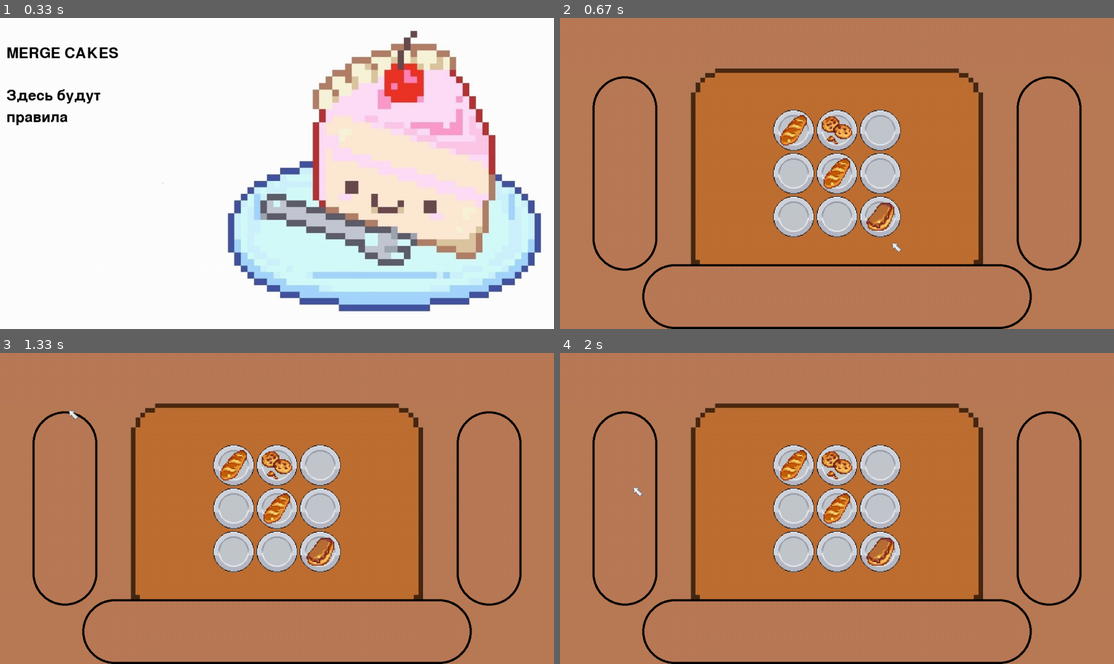
Above: before the commit, frames 1-4 (two rows, left to right).
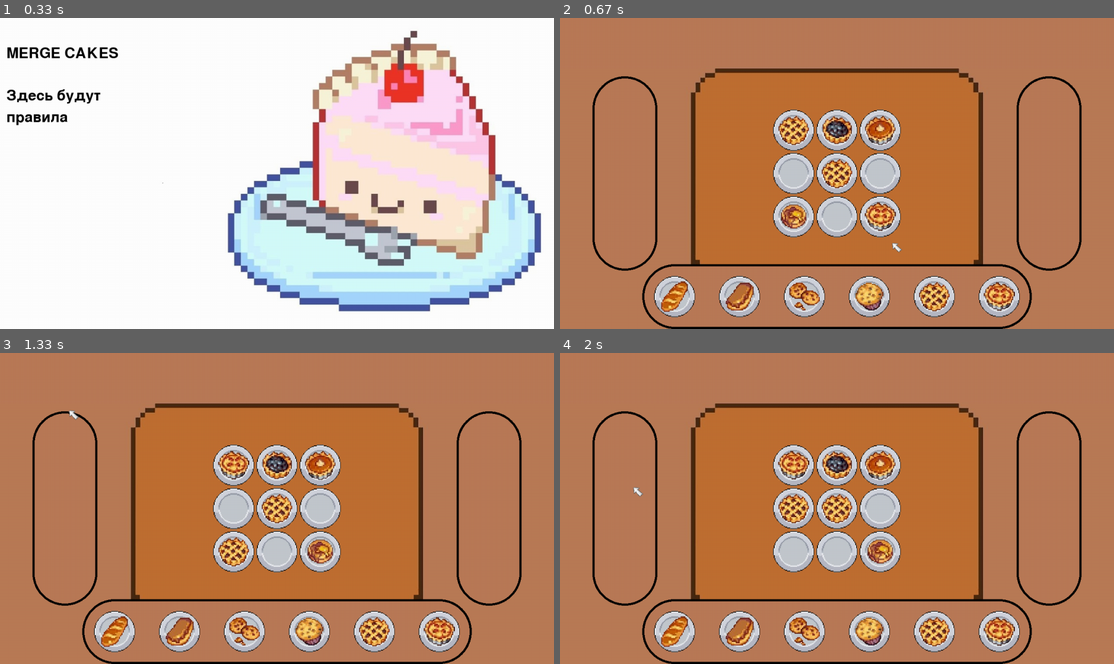
Above: after the commit, the same moments.

Repository: Krivnik/Pygame-Project
Game: pygame game, started from Main.py
Two runs of this game, one before a commit and one after it. Both use one fixed random seed, a clock stepped at 60 frames per second and the inputs below.
Inputs (mouse positions are in pixels of both pictures, inside the frame that each line leads up to):
- Up to frame 1 (0.33 s): no input
- Up to frame 2 (0.67 s): press the mouse at (704, 176) at 0.37 s; move the mouse to (798, 207) at 0.47 s; release the mouse at (892, 241) at 0.6 s
- Up to frame 3 (1.33 s): press the mouse at (232, 552) at 0.7 s; move the mouse to (288, 542) at 0.8 s; release the mouse at (337, 536) at 0.93 s; press the mouse at (232, 552) at 1.03 s; move the mouse to (149, 480) at 1.13 s; release the mouse at (66, 408) at 1.27 s
- Up to frame 4 (2 s): press the mouse at (792, 552) at 1.37 s; move the mouse to (715, 536) at 1.47 s; release the mouse at (637, 524) at 1.6 s; press the mouse at (792, 464) at 1.7 s; move the mouse to (715, 477) at 1.8 s; release the mouse at (632, 486) at 1.93 s

Frame 1 is identical in both runs. In frame 2, 6.9% of the frame differs, in the area x 16-83%, y 31-97%; in frame 3, 6.9%; in frame 4, 6.9%.

Commit message:
Some new sprites

Diff:
--- a/Main.py
+++ b/Main.py
@@ -20,10 +20,15 @@
     shop.rect.x = 190
     shop.rect.y = 570
 
-    Cookie(1, (1, 1), board_info)
-    Cookie(1, (0, 0), board_info)
-    Cookie(2, (2, 2), board_info)
-    Cookie(3, (1, 0), board_info)
+    for lvl in range(1, 7):
+        ShopButton(lvl)
+
+    Cookie(5, (1, 1), board_info)
+    Cookie(5, (0, 0), board_info)
+    Cookie(6, (2, 2), board_info)
+    Cookie(7, (1, 0), board_info)
+    Cookie(8, (2, 0), board_info)
+    Cookie(9, (0, 2), board_info)
 
 
 class Board:
@@ -118,7 +123,7 @@
         super().__init__(cookies_group)
         self.width, self.height, self.top, self.left, self.cell_size = info
         self.lvl = lvl
-        self.image = load_image(f'lvl{str(lvl)}_sprite.png', -1)
+        self.image = load_image(f'lvl{str(lvl)}_sprite.png')
         self.mask = pygame.mask.from_surface(self.image)
         b.board[pos[1]][pos[0]][0] = lvl
 
@@ -167,9 +172,20 @@
                 b.board[start_y][start_x][0], b.board[self.y][self.x][0]
 
 
+class ShopButton(pygame.sprite.Sprite):
+    def __init__(self, lvl):
+        super().__init__(shop_buttons_group)
+        self.lvl = lvl
+        self.image = load_image(f'shop_cell{str(lvl)}.png')
+
+        self.rect = self.image.get_rect()
+        self.rect.x = 215 + (self.lvl - 1) * 150
+        self.rect.y = 595
+
+
 if __name__ == '__main__':
     pygame.init()
-    pygame.display.set_caption('Merge Game')
+    pygame.display.set_caption('Merge Cakes')
     pygame.mouse.set_visible(False)
     size = width, height = 1280, 720
     screen = pygame.display.set_mode(size)
@@ -179,6 +195,7 @@
     cells_group = pygame.sprite.Group()
     panels_group = pygame.sprite.Group()
     cookies_group = pygame.sprite.Group()
+    shop_buttons_group = pygame.sprite.Group()
 
     cur = Cursor()
 
@@ -215,6 +232,7 @@
             cur.update(event)
         cells_group.draw(screen)
         panels_group.draw(screen)
+        shop_buttons_group.draw(screen)
         cookies_group.draw(screen)
         if cur.visible:
             cur_group.draw(screen)
Binary file added: data/lvl10_sprite.png
Binary file changed: data/lvl1_sprite.png
Binary file changed: data/lvl2_sprite.png
Binary file changed: data/lvl3_sprite.png
Binary file changed: data/lvl4_sprite.png
Binary file changed: data/lvl5_sprite.png
Binary file added: data/lvl6_sprite.png
Binary file added: data/lvl7_sprite.png
Binary file added: data/lvl8_sprite.png
Binary file added: data/lvl9_sprite.png
Binary file added: data/shop_cell1.png
Binary file added: data/shop_cell2.png
(and 4 more such lines)
